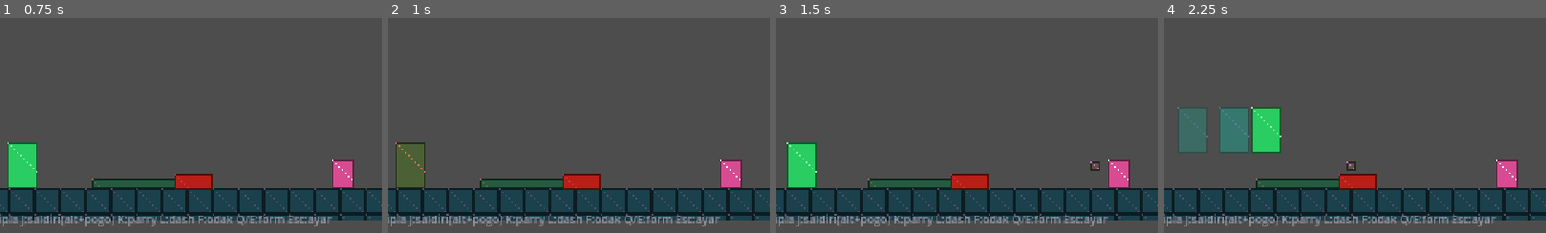
Above: before the commit, frames 1-4 (left to right).
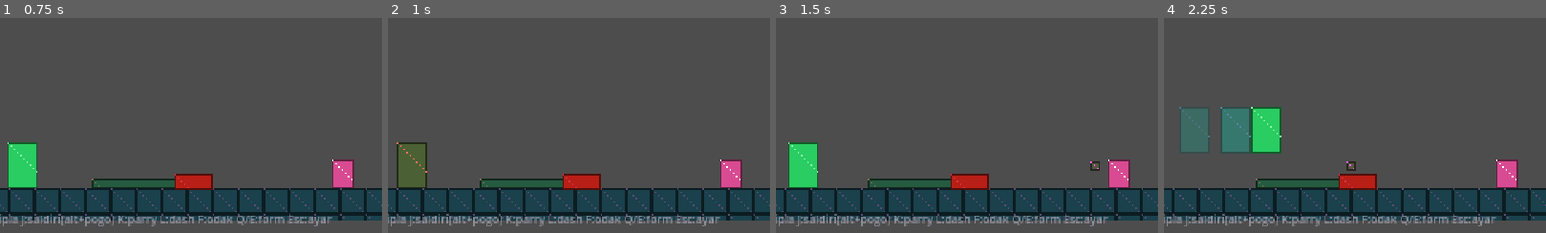
Above: after the commit, the same moments.

Repository: Eruldin/Honor-Meselesi
Game: Godot game, scene res://src/levels/test_room/TestRoom.tscn
Same seed, same stepped clock (60 frames per second), same inputs: the game is played once before the commit and once after it. This scene is started directly instead of the project's main scene.
Inputs (mouse positions are % of the whole screen's width and height, from its top left):
- Up to frame 1 (0.75 s): tap Enter at 0.5 s; move the mouse to (72, 45) at 0.52 s; hold D (move_right) from 0.53 s (still down); tap J (attack) at 0.6 s; click (72, 45) at 0.67 s
- Up to frame 2 (1 s): keep holding D (move_right); tap Space (jump) at 0.77 s
- Up to frame 3 (1.5 s): release D (move_right) at 1.25 s; drag from (30, 55) to (33, 86) at 1.27 s
- Up to frame 4 (2.25 s): tap Space (jump) at 2 s; move the mouse to (60, 28) at 2.02 s; hold D (move_right) from 2.03 s (still down); tap L (dash) at 2.1 s
The pictures show only the part of the screen within x 16-66%, y 50-100%; the shares and areas given below are measured in that part.

Frame 1 is identical in both runs. In frame 2, 0.4% of the frame differs, in the area x 2-11%, y 57-80%; in frame 3, 0.4%; in frame 4, 0.6%, in the area x 3-23%, y 41-64%.

Commit message:
kombo zinciri: 2/3 vuruslar da ileri lunge yapar — saldiri takibi
Co-Authored-By: Devin AI <158243242+devin-ai-integration[bot]@users.noreply.github.com>

Diff:
--- a/src/player/state_machine/states/combat.gd
+++ b/src/player/state_machine/states/combat.gd
@@ -11,6 +11,10 @@
 		# 3. vurus agir sheet + daha guclu hasar (finisher).
 		sam._spawn_slash(sam.combo_index >= 3)
 		AudioManager.play_sfx(&"sfx/attack", sam.global_position)
+		if sam.combo_index >= 2:
+			# Zincir vurusu: her yeni vurus hafif ileri tasir — kombo
+			# sabit durmak yerine dusmani takip eder.
+			sam.velocity.x += sam.facing * sam.tuning.attack_lunge * 0.6
 
 	func physics_process(delta: float) -> StringName:
 		var tun: Tuning = sam.tuning
